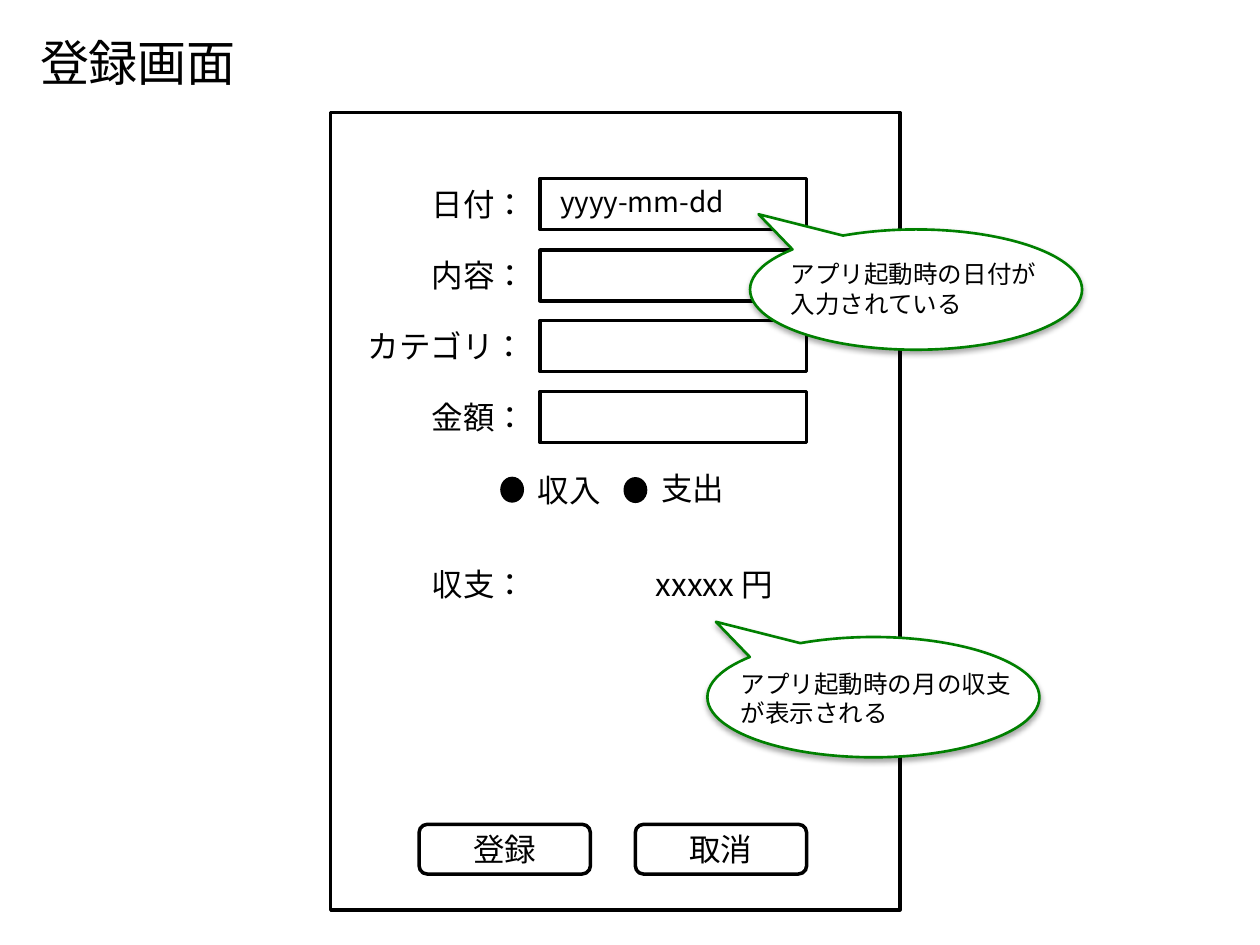
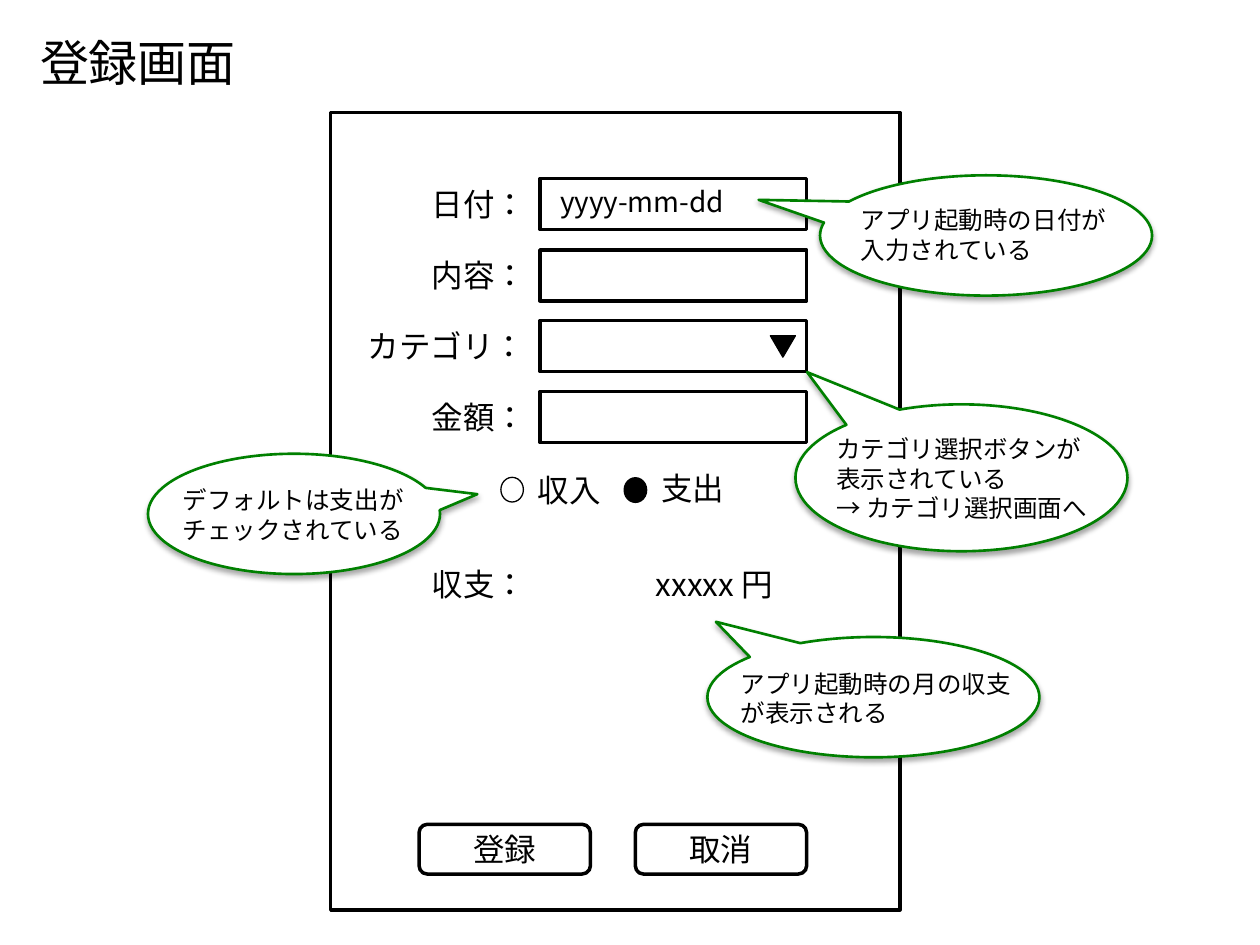
Before and after one commit to Leonis0813/chort, a slide deck: slide 2 of bin/adhafera.pptx. Drawn at 1260x945 pixels with LibreOffice and Linux fonts; fonts in the diff are those of the drawing. Boxes give left, top, right and bottom in pixels: in the first picture for what was removed or moved away, otherwise in the second. Text is boxed around its words. In the diff, an @@ line names an element or a change of style, - is before the commit and + after.

Commit message:
update gui

```diff
--- a/bin/adhafera.pptx
+++ b/bin/adhafera.pptx
@@ speech bubble: place and size @@
-speech bubble at (750, 229, 1082, 349)
+speech bubble at (820, 175, 1153, 295)
@@ speech bubble at (820, 175, 1153, 295): proportions changed @@
@@ text "アプリ起動時の日付が": place and size @@
-text "アプリ起動時の日付が" at (791, 262, 1037, 315)
+text "アプリ起動時の日付が" at (861, 208, 1107, 261)
@@ triangle added at (770, 335, 795, 357), fill #000000, outline #000000 0.75 pt @@
@@ speech bubble added at (795, 404, 1128, 552), fill #FFFFFF, outline #008000 1.5 pt @@
@@ text added at (836, 437, 1087, 519), 14 pt, text #000000 @@
+カテゴリ選択ボタンが
+表示されている
+→ カテゴリ選択画面へ
@@ speech bubble added at (147, 454, 440, 573), fill #FFFFFF, outline #008000 1.5 pt @@
@@ ellipse at (501, 478, 524, 503): fill #000000 to #FFFFFF @@
@@ text added at (183, 488, 404, 541), 14 pt, text #000000 @@
+デフォルトは支出が
+チェックされている
```
Also in this commit, not shown: 3 other slides changed, 1 slide added.
